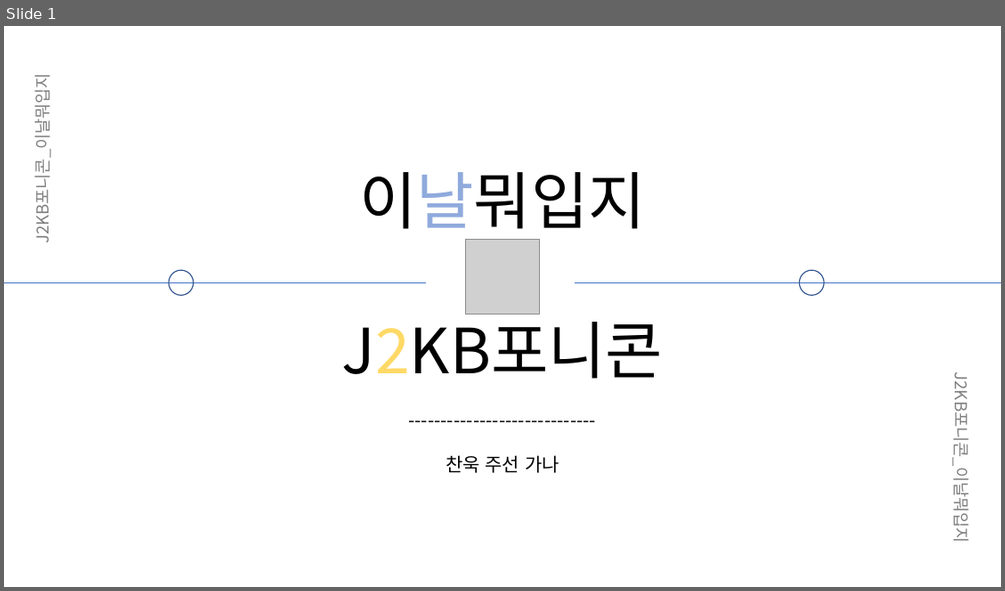
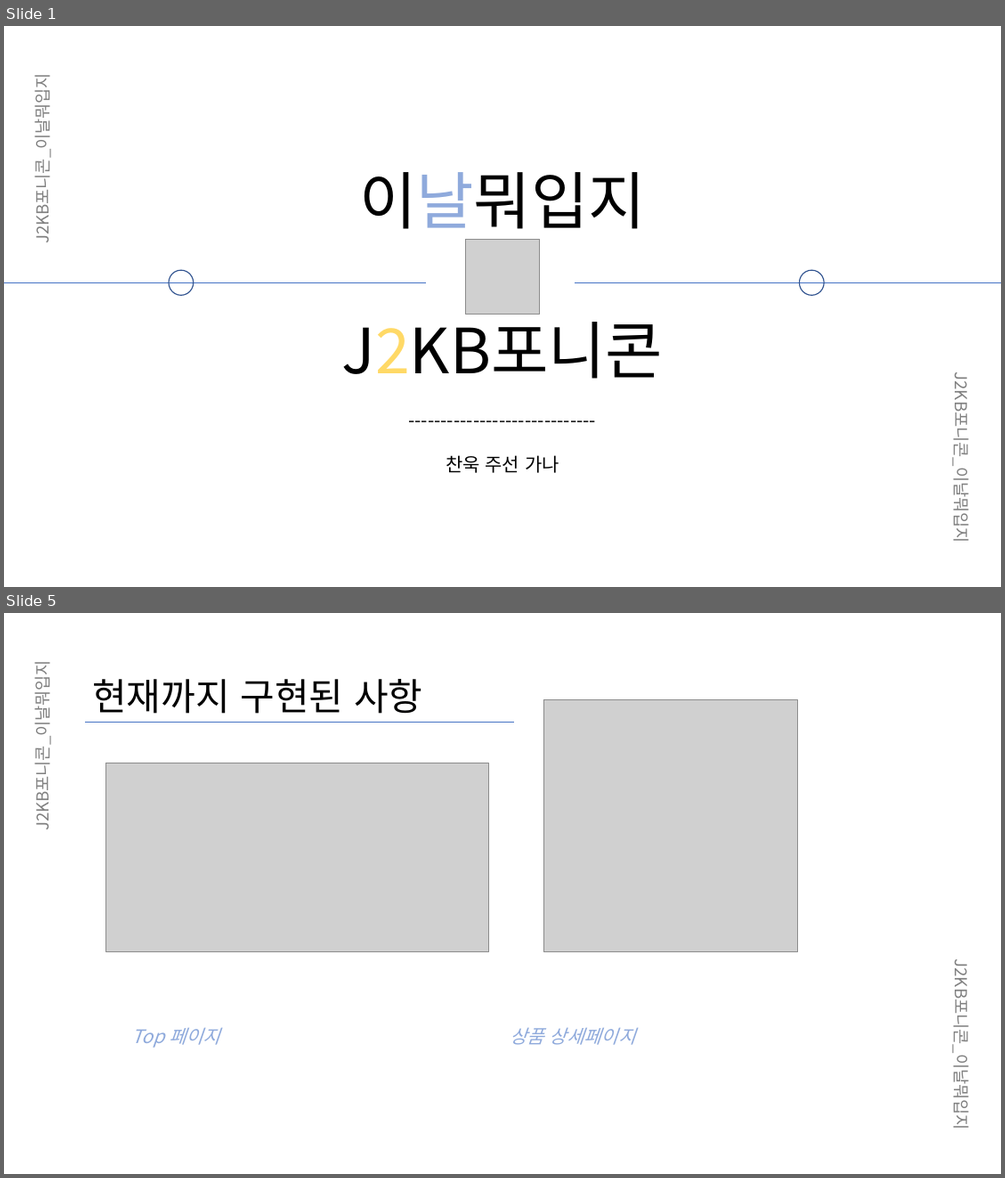
Before and after one commit to JinAru16/Django, a slide deck: 이날뭐입지_중간발표.pptx. Shown one above the other, each under a label of ours: slide 1 before the commit, slides 1 and 5 after it; the slides between them are not shown. The pictures are 1005x591 and 1005x1178 pixels, drawn with LibreOffice and Linux fonts; fonts in the diff are those of the drawing; grey boxes stand for pictures. Boxes give left, top, right and bottom in pixels: in the first picture for what was removed or moved away, otherwise in the second. Text is boxed around its words. In the diff, an @@ line names an element or a change of style, - is before the commit and + after.

Commit message:
Update 이날뭐입지_중간발표.pptx
여기서 자유롭게 수정해주시면 됩니다

```diff
--- a/이날뭐입지_중간발표.pptx
+++ b/이날뭐입지_중간발표.pptx
@@ slide 5 added at (4,613,1001,1174), background #FFFFFF @@
@@ text added at (29,677,53,826), 16 pt, text #808080 @@
+J2KB포니콘_이날뭐입지
@@ text added at (92,679,422,714), 36 pt, text #000000 @@
+현재까지 구현된 사항
@@ picture added at (543,699,797,952) @@
@@ line added from (85, 722) to (515, 722), #4472C4 0.5 pt @@
@@ picture added at (105,763,488,952) @@
@@ text added at (950,978,974,1124), 16 pt, text #808080 @@
+J2KB포니콘_이날뭐입지
@@ text added at (132,1028,220,1047), 18 pt, text #8FAADC, italic @@
+Top 페이지
@@ text added at (510,1028,636,1045), 18 pt, text #8FAADC, italic @@
+상품 상세페이지
```
Also in this commit, not shown: 5 slides changed, 1 other slide added.
